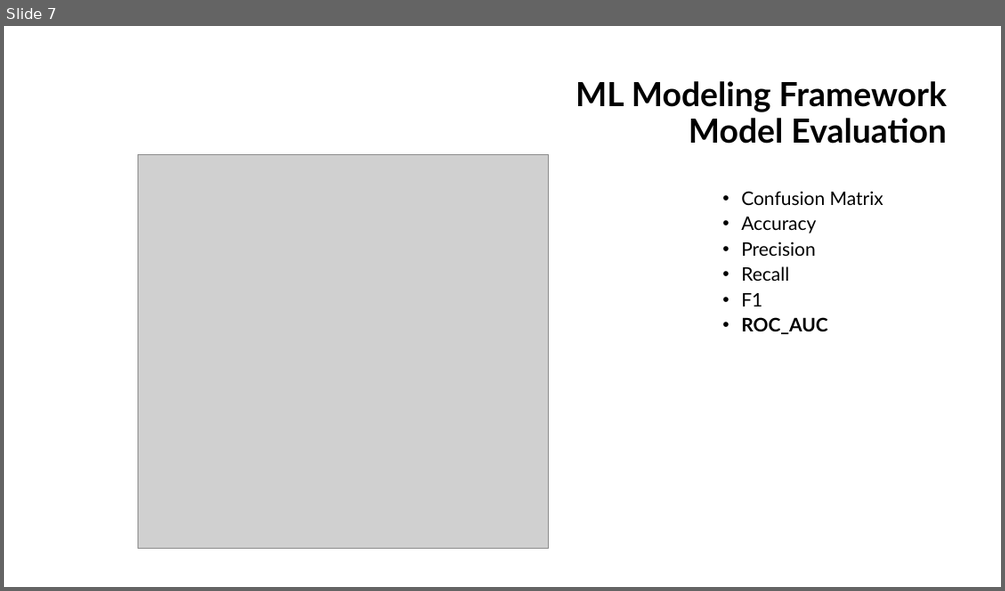
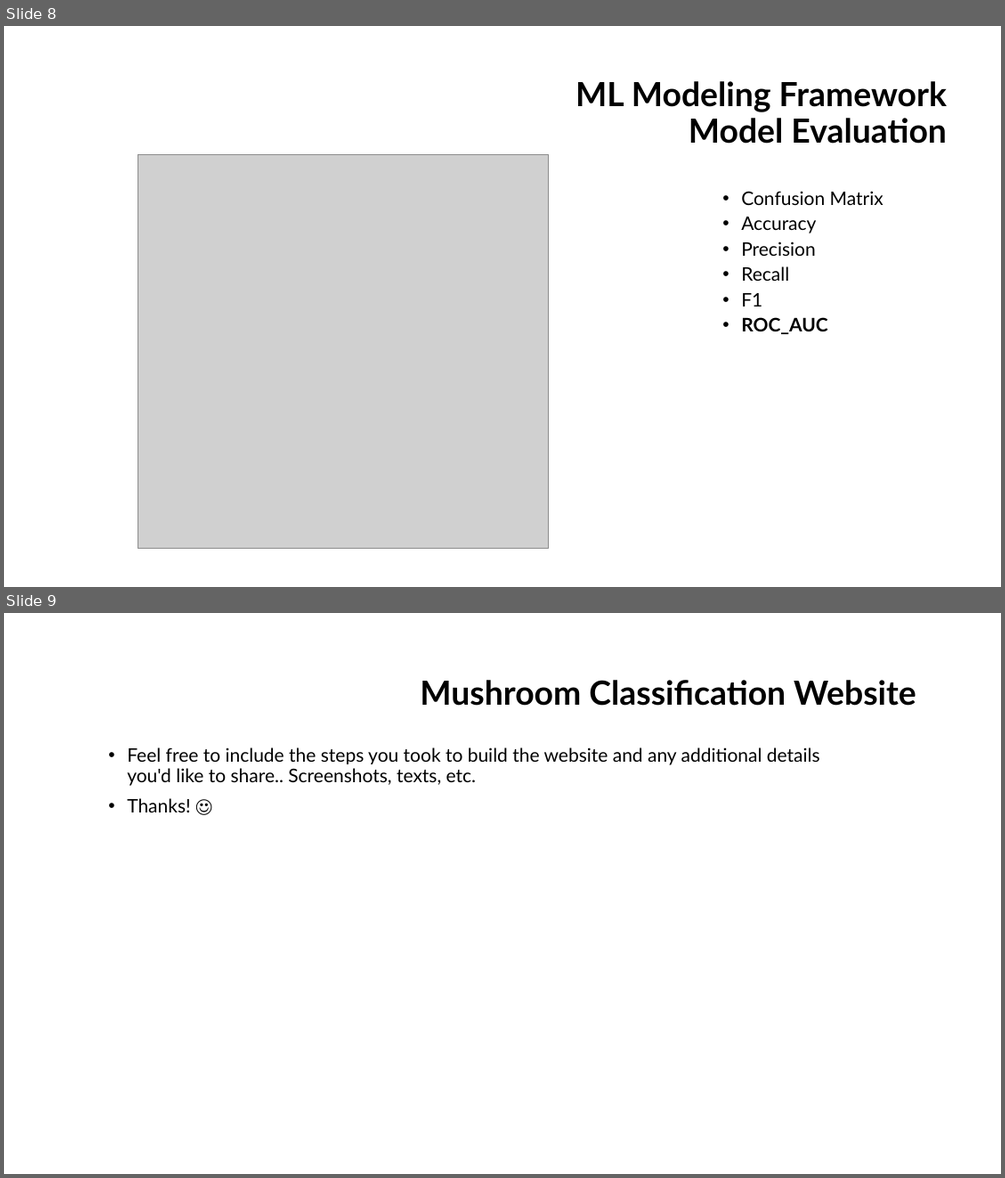
Before and after one commit to mjhihi/project4_team1, a slide deck: Mushroom Classification.pptx. Shown one above the other, each under a label of ours: slide 7 before the commit, slides 8 and 9 after it. The pictures are 1005x591 and 1005x1178 pixels, drawn with LibreOffice and Linux fonts; fonts in the diff are those of the drawing; grey boxes stand for pictures. Boxes give left, top, right and bottom in pixels: in the first picture for what was removed or moved away, otherwise in the second. Text is boxed around its words. In the diff, an @@ line names an element or a change of style, - is before the commit and + after.

```diff
--- a/Mushroom Classification.pptx
+++ b/Mushroom Classification.pptx
@@ slide 9 added at bbox=[4, 613, 1001, 1174], background #FFFFFF @@
@@ title added at bbox=[420, 680, 916, 706], 32 pt, text #000000, bold @@
+Mushroom Classification Website
@@ text added at bbox=[127, 747, 820, 812], 18 pt, text #000000 @@
+• Feel free to include the steps you took to build the website and any additional details you'd like to share.. Screenshots, texts, etc.
+• Thanks! ☺
@@ what was slide 7 is now slide 8 @@
```
Also in this commit, not shown: 1 other slide added.
